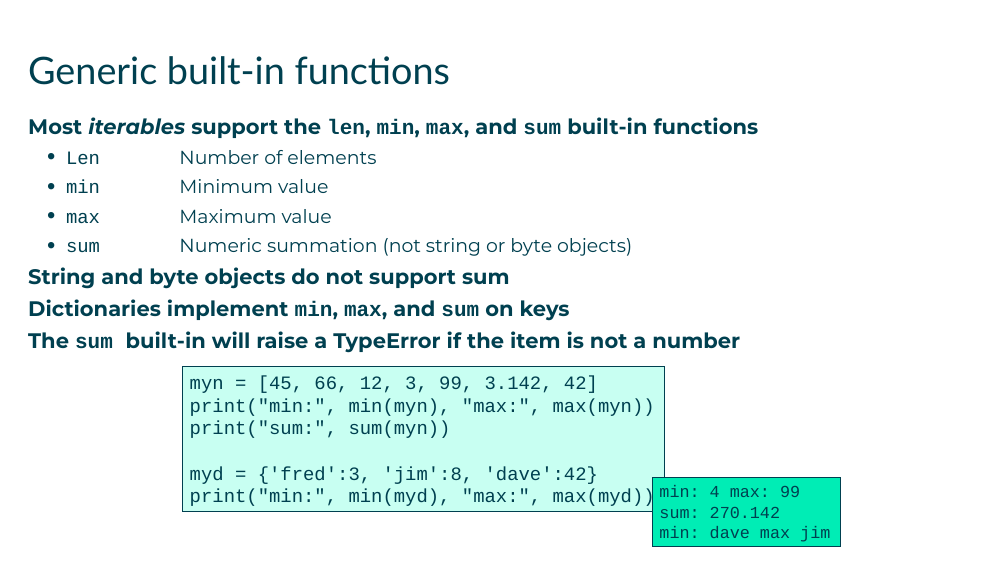
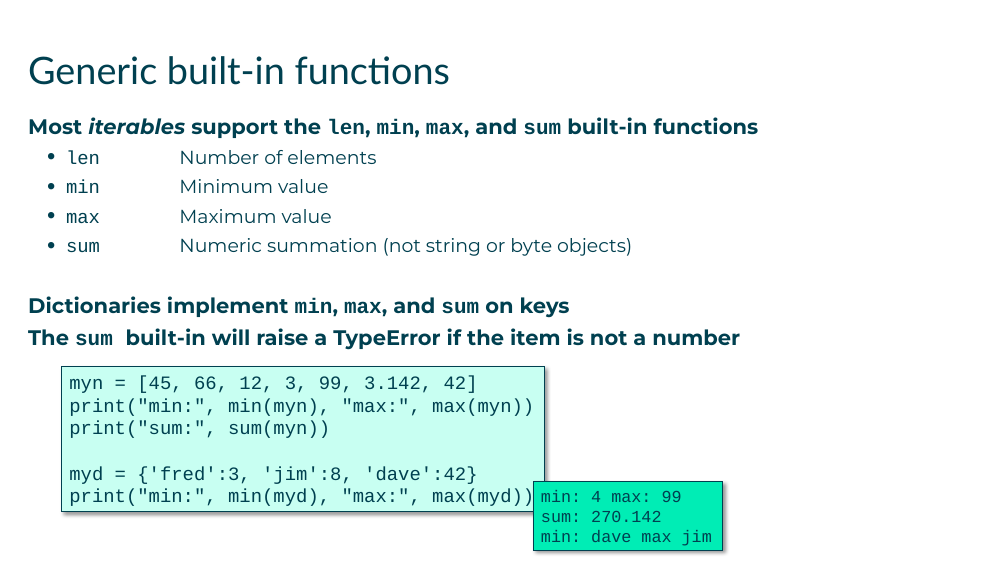
Before and after one commit to AndySmithQA/June24py3, a slide deck: slide 4 of QAPYTH3/DG_05_Collections.pptx. Drawn at 1008x567 pixels with LibreOffice and Linux fonts; fonts in the diff are those of the drawing. Boxes give left, top, right and bottom in pixels: in the first picture for what was removed or moved away, otherwise in the second. Text is boxed around its words. In the diff, an @@ line names an element or a change of style, - is before the commit and + after.

```diff
--- a/QAPYTH3/DG_05_Collections.pptx
+++ b/QAPYTH3/DG_05_Collections.pptx
@@ text at bbox=[66, 150, 376, 164]: text changed @@
-  • Len Number of elements
+  • len Number of elements
@@ text at bbox=[28, 267, 510, 289]: paragraph removed @@
-String and byte objects do not support sum
@@ rectangle "myn = [45, 66, 12, ...": place and size @@
-rectangle "myn = [45, 66, 12, ..." at bbox=[182, 367, 665, 512]
+rectangle "myn = [45, 66, 12, ..." at bbox=[62, 367, 544, 512]
@@ rectangle "myn = [45, 66, 12, ..." at bbox=[62, 367, 544, 512]: shadow on @@
@@ rectangle "min: 4 max: 99" at bbox=[534, 482, 723, 551]: shadow on @@
@@ rectangle "min: 4 max: 99": place and size @@
-rectangle "min: 4 max: 99" at bbox=[653, 477, 842, 546]
+rectangle "min: 4 max: 99" at bbox=[534, 482, 723, 551]
```
Also in this commit, not shown: 17 other slides changed, 45 other files.
